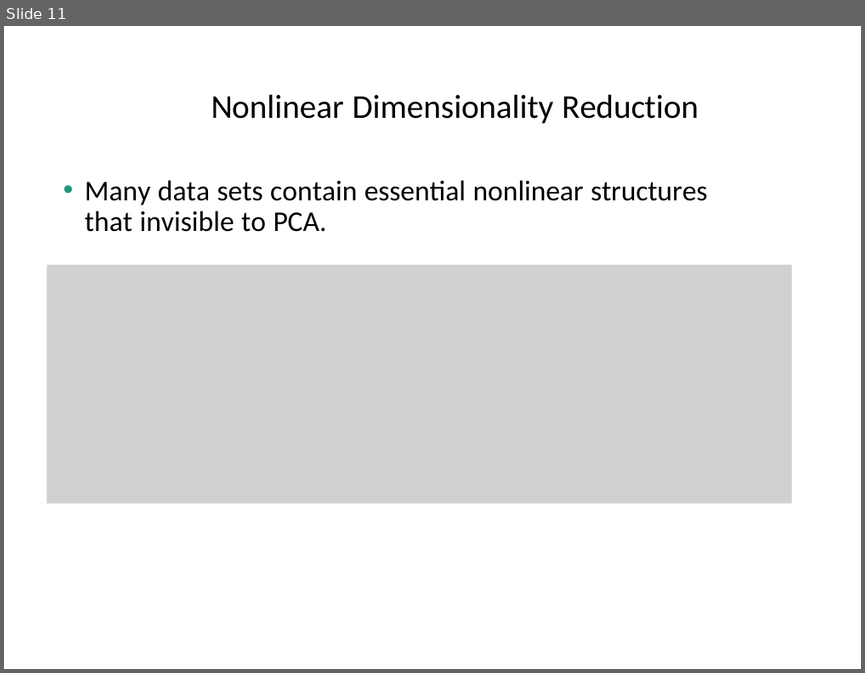
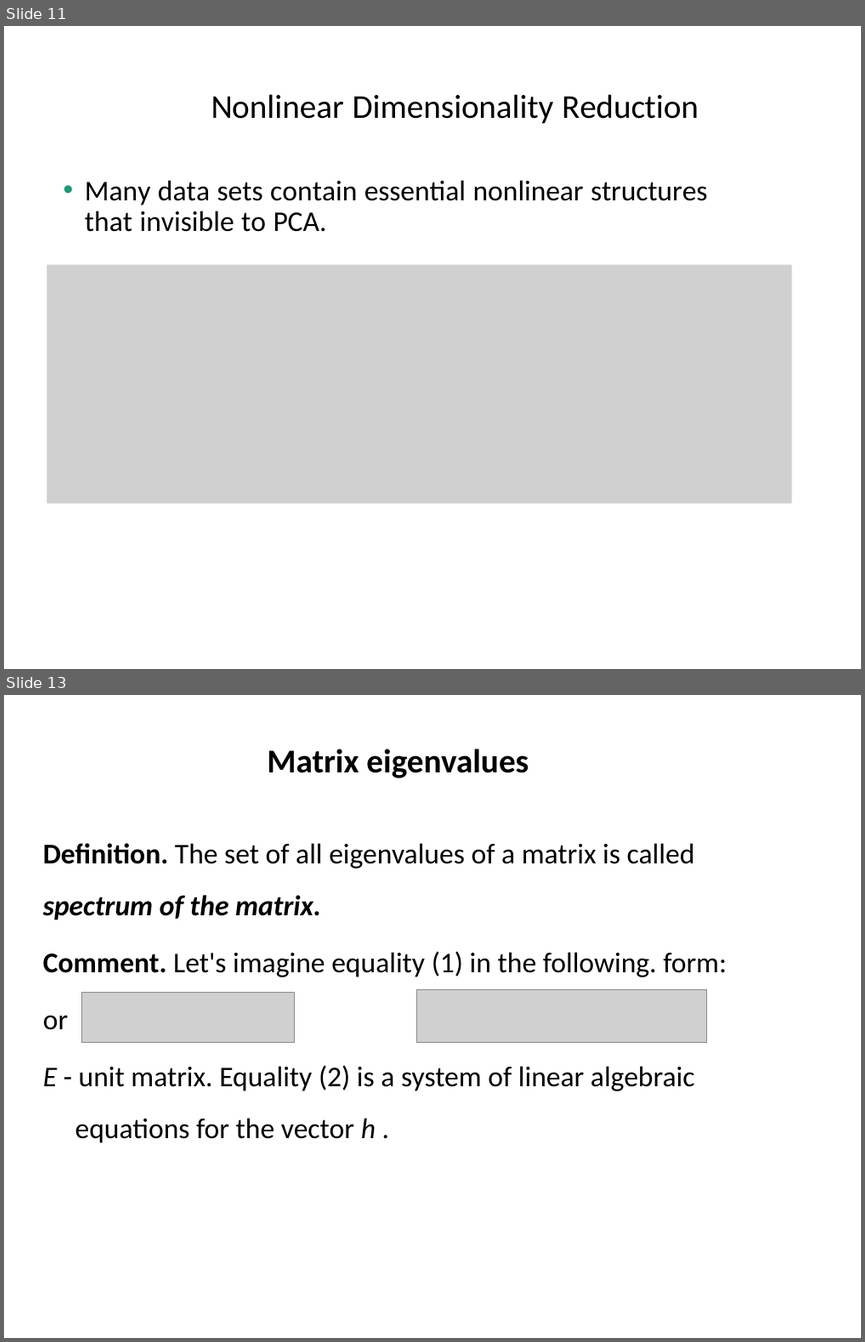
Before and after one commit to a-vodka/dv, a slide deck: dv-lec9-dim-reduc-PCA+SVD.pptx. Shown one above the other, each under a label of ours: slide 11 before the commit, slides 11 and 13 after it; the slides between them are not shown. The pictures are 865x673 and 865x1342 pixels, drawn with LibreOffice and Linux fonts; fonts in the diff are those of the drawing; grey boxes stand for pictures; background and template pictures are left out. Boxes give left, top, right and bottom in pixels: in the first picture for what was removed or moved away, otherwise in the second. Text is boxed around its words. In the diff, an @@ line names an element or a change of style, - is before the commit and + after.

```diff
--- a/dv-lec9-dim-reduc-PCA+SVD.pptx
+++ b/dv-lec9-dim-reduc-PCA+SVD.pptx
@@ slide 13 added at (x1=4, y1=695, x2=861, y2=1338), background picture (left out) @@
@@ title added at (x1=267, y1=749, x2=528, y2=778), 28 pt, text #000000, bold @@
+Matrix eigenvalues
@@ text added at (x1=43, y1=843, x2=726, y2=1143), 24 pt, text #000000 @@
+Definition. The set of all eigenvalues of a matrix is called spectrum of the matrix.
+Comment. Let's imagine equality (1) in the following. form:
+or
+E - unit matrix. Equality (2) is a system of linear algebraic equations for the vector h .
@@ picture added at (x1=82, y1=993, x2=295, y2=1043) @@
@@ picture added at (x1=417, y1=990, x2=707, y2=1043) @@
```
Also in this commit, not shown: 5 slides changed, 16 other slides added, 17 slides removed, 11 other files.
